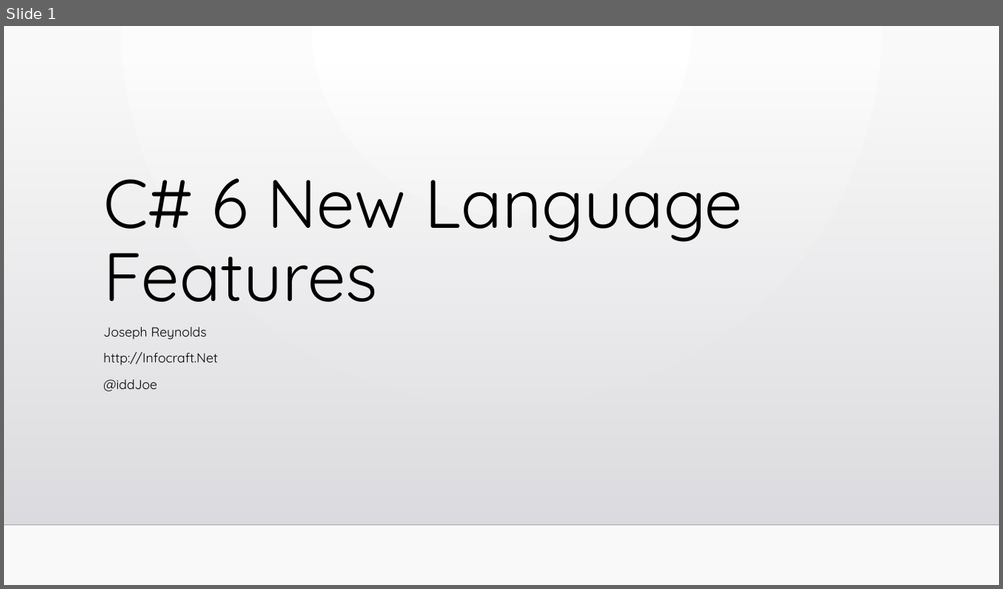
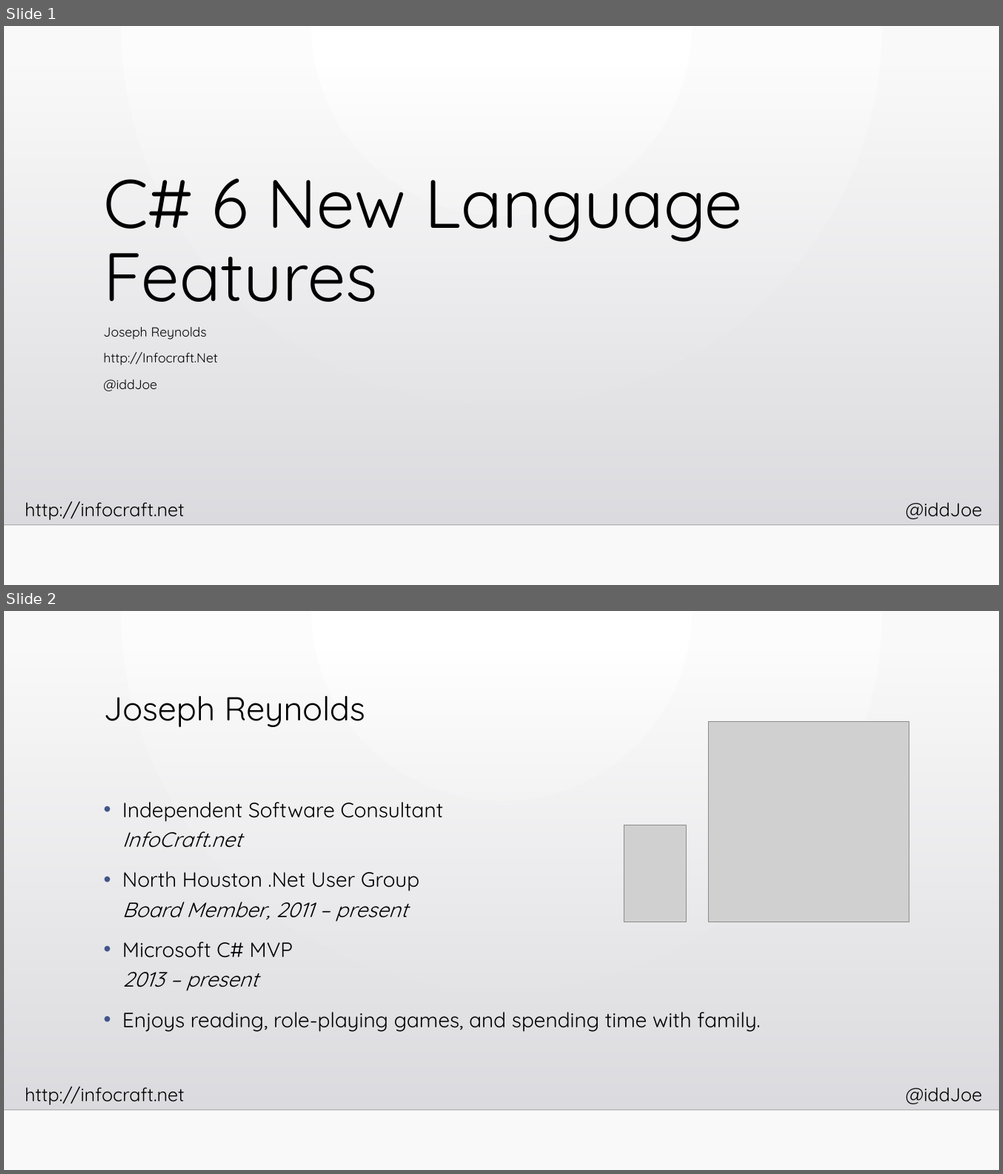
Before and after one commit to InfoCraftDotNet/CSharp-6-New-Language-Features, a slide deck: Slides/CSharp-6-New-Language-Features.pptx. Shown one above the other, each under a label of ours: slide 1 before the commit, slides 1 and 2 after it. The pictures are 1003x589 and 1003x1174 pixels, drawn with LibreOffice and Linux fonts; fonts in the diff are those of the drawing; grey boxes stand for pictures; background and template pictures are left out. Boxes give left, top, right and bottom in pixels: in the first picture for what was removed or moved away, otherwise in the second. Text is boxed around its words. In the diff, an @@ line names an element or a change of style, - is before the commit and + after.

```diff
--- a/Slides/CSharp-6-New-Language-Features.pptx
+++ b/Slides/CSharp-6-New-Language-Features.pptx
@@ slide 2 added at bbox=[4, 611, 999, 1170], background gradient #FFFFFF to #FAFAFA; not listed: 4 template elements that a slide beside it also shows @@
@@ title added at bbox=[104, 696, 365, 727], 32 pt, text #000000 @@
+Joseph Reynolds
@@ picture added at bbox=[708, 722, 908, 922] @@
@@ text added at bbox=[122, 802, 760, 1032], 20 pt, text #000000 @@
+• Independent Software Consultant
+  InfoCraft.net
+• North Houston .Net User Group
+  Board Member, 2011 – present
+• Microsoft C# MVP
+  2013 – present
+• Enjoys reading, role-playing games, and spending time with family.
@@ picture added at bbox=[624, 825, 686, 922] @@
@@ slide 1 changed as well @@
@@ text added at bbox=[25, 502, 185, 520], 18 pt, text #000000 @@
+http://infocraft.net
@@ text added at bbox=[905, 503, 982, 520], 18 pt, text #000000 @@
+@iddJoe
```
Also in this commit, not shown: 20 other slides added, 17 other files.
